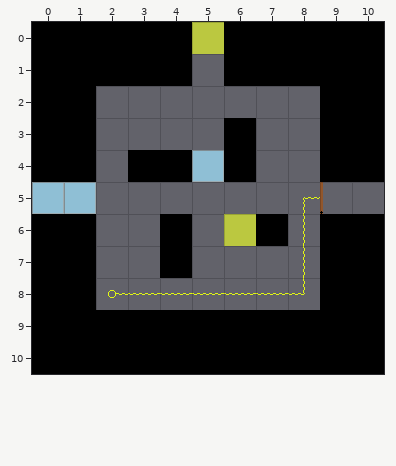
An edit to a level. Tiled map (JSON), Assets/Level_Editor/TileMap/Room_7.tmj. The picture above is the old version.
Cells are 32x32 px. Shown: x 0..10, y 0..10.
After the commit:
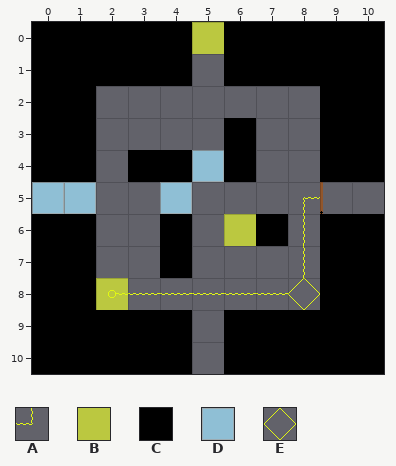
Key: from "tileSet": A 27, B 32, C 33, D 45, E 71.
_ is an empty cell.
The edit:
Layer "Blocks":
There is now tile B in row 8 at x 2.
There is now tile D in row 5 at x 4.
The author cleared tile C in rows 9 to 10 at x 5.
Layer "Overlap":
The edit turns tile A into tile E in row 8 at x 8.
Boxes around the changes in both pictures, in picture pixels (x1, y1, x2, y2):
added: (160, 182, 192, 214)
added: (96, 278, 128, 310)
changed: (288, 278, 320, 310)
removed: (192, 310, 224, 374)
